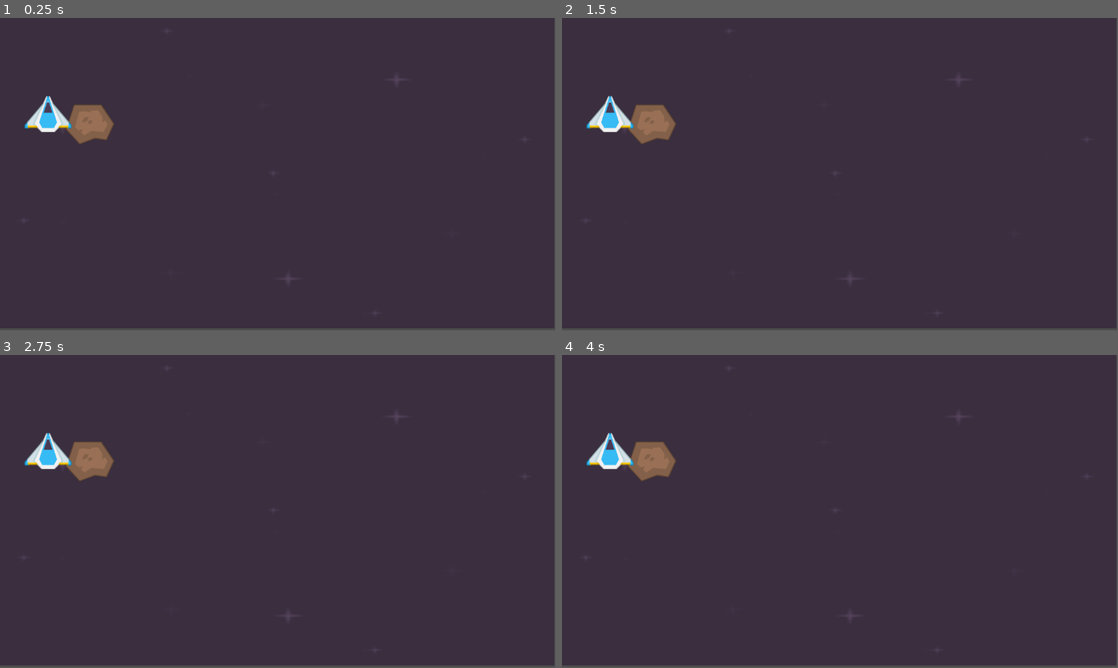
Above: before the commit, frames 1-4 (two rows, left to right).
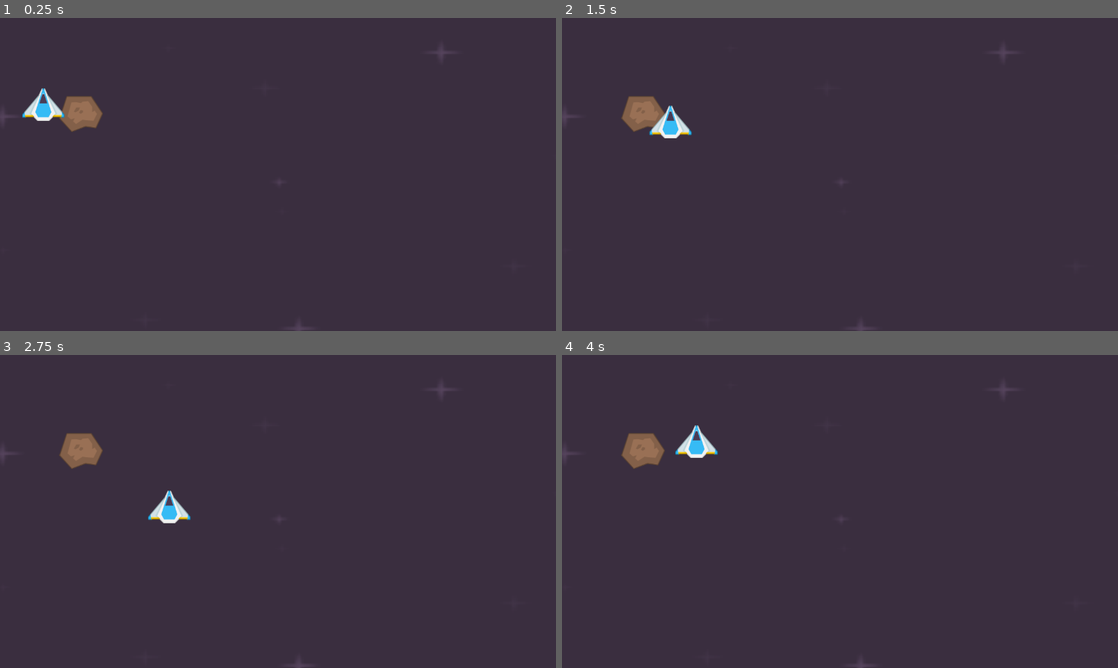
Above: after the commit, the same moments.

Repository: moaiadmhanna/2D-Game
Game: Godot game, scene res://Scenes/level.tscn
Two runs of this game, one before a commit and one after it. Both use one fixed random seed, a clock stepped at 60 frames per second and the inputs below.
Inputs:
- Up to frame 1 (0.25 s): no input
- Up to frame 2 (1.5 s): tap Enter at 0.5 s; hold D (MoveRight, bound only after the commit) 0.53-1.28 s; hold S (MoveDown, bound only after the commit) from 1.28 s (still down)
- Up to frame 3 (2.75 s): release S (MoveDown, bound only after the commit) at 2.03 s; hold D (MoveRight, bound only after the commit) from 2.03 s (still down)
- Up to frame 4 (4 s): release D (MoveRight, bound only after the commit) at 2.78 s; hold W (MoveUp, bound only after the commit) 2.78-3.53 s; hold A (MoveLeft, bound only after the commit) from 3.53 s (still down)
In our replay, the window is 799x449 before the commit and 800x450 after it. These sizes can differ from the game's own. Grey fills any space a smaller window leaves; there, only what the larger window draws over its background counts as a difference.

The runs differ from the first frame. In frame 1, 2.1% of the frame differs, in the area x 0-100%, y 0-100%; in frame 2, 2.1%; in frame 3, 2.4%; in frame 4, 2.4%.

Commit message:
Second Commit

Diff:
--- /dev/null
+++ b/Scenes/level.gd
@@ -0,0 +1,15 @@
+extends Node2D
+
+
+# Called when the node enters the scene tree for the first time.
+func _ready():
+	pass # Replace with function body.
+
+
+# Called every frame. 'delta' is the elapsed time since the previous frame.
+func _process(delta):
+	pass
+
+
+func _on_timer_timeout():
+	pass # Replace with function body.
--- a/Scenes/level.tscn
+++ b/Scenes/level.tscn
@@ -1,17 +1,48 @@
-[gd_scene load_steps=4 format=3 uid="uid://c13pk3jmloy30"]
+[gd_scene load_steps=6 format=3 uid="uid://c13pk3jmloy30"]
 
+[ext_resource type="Script" path="res://Scenes/level.gd" id="1_5pimt"]
 [ext_resource type="Texture2D" uid="uid://cjep6qmtd7tal" path="res://Backgrounds/darkPurple.png" id="1_8y0d6"]
 [ext_resource type="PackedScene" uid="uid://dguxewag0fa27" path="res://Scenes/player.tscn" id="1_pfh27"]
 [ext_resource type="PackedScene" uid="uid://gwkkickpxfow" path="res://Scenes/meteor.tscn" id="2_3xc3r"]
 
+[sub_resource type="RectangleShape2D" id="RectangleShape2D_tlyy2"]
+size = Vector2(1372.12, 20)
+
 [node name="Level" type="Node2D"]
+script = ExtResource("1_5pimt")
 
 [node name="Background" type="Sprite2D" parent="."]
-position = Vector2(574, 321.5)
-scale = Vector2(4.5, 2.51953)
+position = Vector2(653, 377)
+scale = Vector2(6.55859, 3.87109)
 texture = ExtResource("1_8y0d6")
 
 [node name="Meteor" parent="." instance=ExtResource("2_3xc3r")]
 position = Vector2(187, 221)
 
 [node name="Player" parent="." instance=ExtResource("1_pfh27")]
+
+[node name="Borders" type="Node2D" parent="."]
+
+[node name="StaticBody2D" type="StaticBody2D" parent="Borders"]
+
+[node name="UpperWall" type="CollisionShape2D" parent="Borders/StaticBody2D"]
+position = Vector2(664, -10)
+shape = SubResource("RectangleShape2D_tlyy2")
+
+[node name="UnderWall" type="CollisionShape2D" parent="Borders/StaticBody2D"]
+position = Vector2(680, 729)
+shape = SubResource("RectangleShape2D_tlyy2")
+
+[node name="RightWall" type="CollisionShape2D" parent="Borders/StaticBody2D"]
+position = Vector2(-11, 387)
+rotation = 1.5708
+shape = SubResource("RectangleShape2D_tlyy2")
+
+[node name="LeftWall" type="CollisionShape2D" parent="Borders/StaticBody2D"]
+position = Vector2(1290, 423)
+rotation = 1.5708
+shape = SubResource("RectangleShape2D_tlyy2")
+
+[node name="Timer" type="Timer" parent="."]
+
+[connection signal="timeout" from="Timer" to="." method="_on_timer_timeout"]
--- /dev/null
+++ b/Scenes/meteor.gd
@@ -0,0 +1,7 @@
+extends Area2D
+
+
+func _on_body_entered(body):
+	body.health -= 10;
+	body.health = clamp(body.health,0,100)
+	print(body.health)
--- a/Scenes/meteor.tscn
+++ b/Scenes/meteor.tscn
@@ -1,8 +1,18 @@
-[gd_scene load_steps=2 format=3 uid="uid://gwkkickpxfow"]
+[gd_scene load_steps=4 format=3 uid="uid://gwkkickpxfow"]
 
+[ext_resource type="Script" path="res://Scenes/meteor.gd" id="1_hcxsy"]
 [ext_resource type="Texture2D" uid="uid://c44nl7jg38uub" path="res://PNG/Meteors/meteorBrown_big1.png" id="1_oxfha"]
 
-[node name="Meteor" type="Node2D"]
+[sub_resource type="CircleShape2D" id="CircleShape2D_jvbuv"]
+radius = 54.4518
+
+[node name="Meteor" type="Area2D"]
+script = ExtResource("1_hcxsy")
 
 [node name="Sprite2D" type="Sprite2D" parent="."]
 texture = ExtResource("1_oxfha")
+
+[node name="CollisionShape2D" type="CollisionShape2D" parent="."]
+shape = SubResource("CircleShape2D_jvbuv")
+
+[connection signal="body_entered" from="." to="." method="_on_body_entered"]
--- a/Scenes/player.gd
+++ b/Scenes/player.gd
@@ -1,11 +1,22 @@
-extends Node2D
-
+extends CharacterBody2D
+@export var speed := 200
+@export var stamina = 100;
+@export var health = 100;
 
 # Called when the node enters the scene tree for the first time.
 func _ready():
+	position = Vector2(100,200)
 	pass # Replace with function body.
 
 
 # Called every frame. 'delta' is the elapsed time since the previous frame.
 func _process(delta):
-	position = Vector2(100,200)
+	var direction = Input.get_vector("MoveLeft","MoveRight","MoveUp","MoveDown")
+	if(direction != Vector2.ZERO):
+		stamina -= 10 * delta
+	else:
+		stamina += 10 * delta
+	stamina = clamp(stamina, 0, 100)
+	if(stamina > 0):
+		velocity = direction * speed
+		move_and_slide()
--- a/Scenes/player.tscn
+++ b/Scenes/player.tscn
@@ -3,8 +3,13 @@
 [ext_resource type="Texture2D" uid="uid://fxlum0pdnyn1" path="res://PNG/playerShip3_blue.png" id="1_f88sk"]
 [ext_resource type="Script" path="res://Scenes/player.gd" id="1_yh1uf"]
 
-[node name="Player" type="Node2D"]
+[node name="Player" type="CharacterBody2D"]
 script = ExtResource("1_yh1uf")
+metadata/Hp = 0
+metadata/stamina = 0
 
 [node name="PlayerImage" type="Sprite2D" parent="."]
 texture = ExtResource("1_f88sk")
+
+[node name="CollisionPolygon2D" type="CollisionPolygon2D" parent="."]
+polygon = PackedVector2Array(-4, -38, 5, -37, 10, -22, 47, 20, 49, 29, 22, 29, 13, 38, -14, 38, -23, 30, -48, 29, -49, 22, -16, -18, -9, -25)
--- a/project.godot
+++ b/project.godot
@@ -14,3 +14,31 @@
 run/main_scene="res://Scenes/level.tscn"
 config/features=PackedStringArray("4.2", "Forward Plus")
 config/icon="res://icon.svg"
+
+[display]
+
+window/size/viewport_width=1280
+window/size/viewport_height=720
+
+[input]
+
+MoveLeft={
+"deadzone": 0.5,
+"events": [Object(InputEventKey,"resource_local_to_scene":false,"resource_name":"","device":-1,"window_id":0,"alt_pressed":false,"shift_pressed":false,"ctrl_pressed":false,"meta_pressed":false,"pressed":false,"keycode":0,"physical_keycode":65,"key_label":0,"unicode":97,"echo":false,"script":null)
+]
+}
+MoveRight={
+"deadzone": 0.5,
+"events": [Object(InputEventKey,"resource_local_to_scene":false,"resource_name":"","device":-1,"window_id":0,"alt_pressed":false,"shift_pressed":false,"ctrl_pressed":false,"meta_pressed":false,"pressed":false,"keycode":0,"physical_keycode":68,"key_label":0,"unicode":100,"echo":false,"script":null)
+]
+}
+MoveUp={
+"deadzone": 0.5,
+"events": [Object(InputEventKey,"resource_local_to_scene":false,"resource_name":"","device":-1,"window_id":0,"alt_pressed":false,"shift_pressed":false,"ctrl_pressed":false,"meta_pressed":false,"pressed":false,"keycode":0,"physical_keycode":87,"key_label":0,"unicode":119,"echo":false,"script":null)
+]
+}
+MoveDown={
+"deadzone": 0.5,
+"events": [Object(InputEventKey,"resource_local_to_scene":false,"resource_name":"","device":-1,"window_id":0,"alt_pressed":false,"shift_pressed":false,"ctrl_pressed":false,"meta_pressed":false,"pressed":false,"keycode":0,"physical_keycode":83,"key_label":0,"unicode":115,"echo":false,"script":null)
+]
+}
